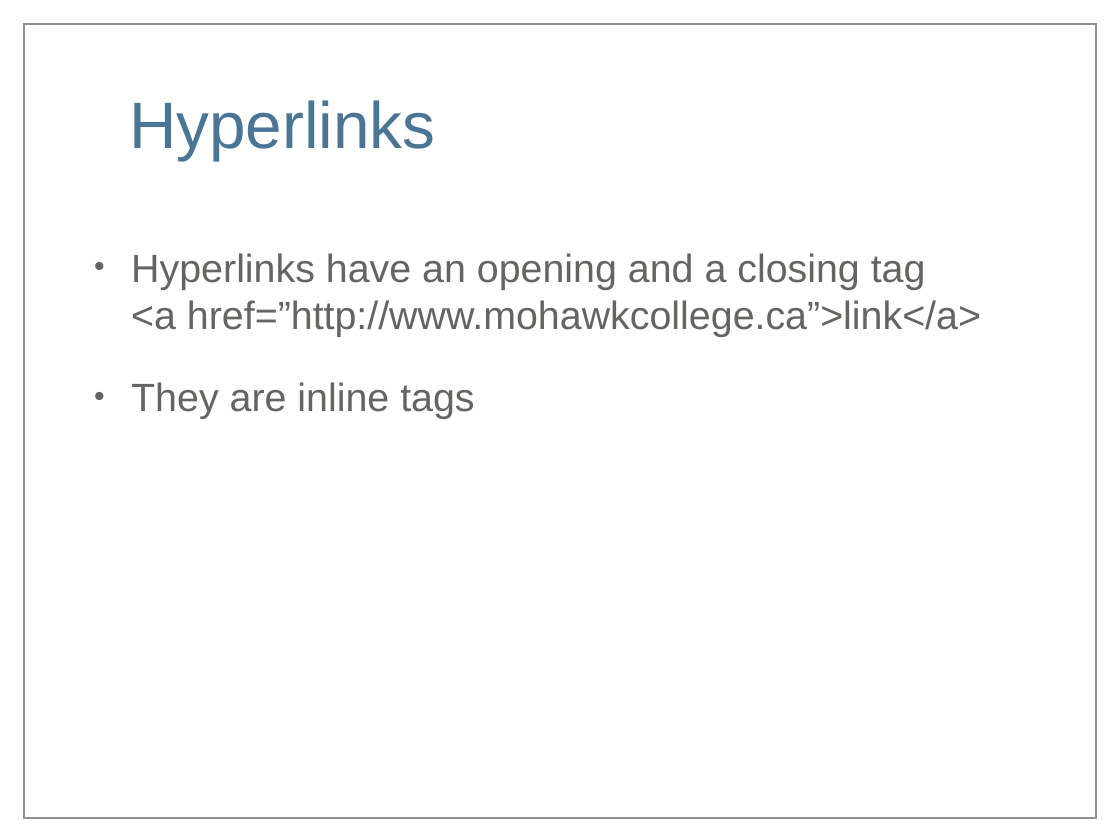
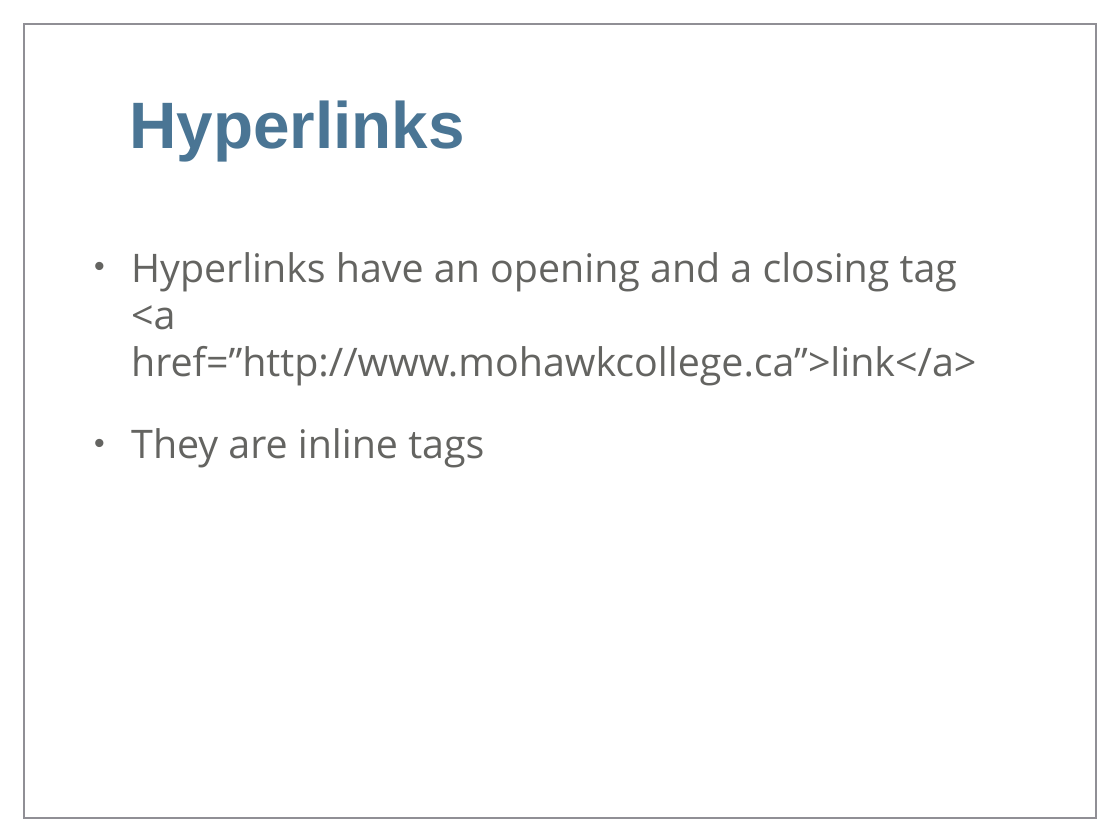
Before and after one commit to markdodgson/markdodgson-mohawk, a slide deck: slide 4 of images/keynotes/Week4_Keynote.ppt. Drawn at 1120x840 pixels with LibreOffice and Linux fonts; fonts in the diff are those of the drawing; background and template pictures are left out. Boxes give left, top, right and bottom in pixels: in the first picture for what was removed or moved away, otherwise in the second. Text is boxed around its words. In the diff, an @@ line names an element or a change of style, - is before the commit and + after.

```diff
--- a/images/keynotes/Week4_Keynote.ppt
+++ b/images/keynotes/Week4_Keynote.ppt
@@ title "Hyperlinks" at [129, 100, 464, 160]: bold on @@
@@ text "Hyperlinks have an opening and ..." at [131, 252, 976, 468]: font Arial to Open Sans @@
```
Also in this commit, not shown: 19 other slides changed, 7 slides added, 3 slides removed, 42 other files.
